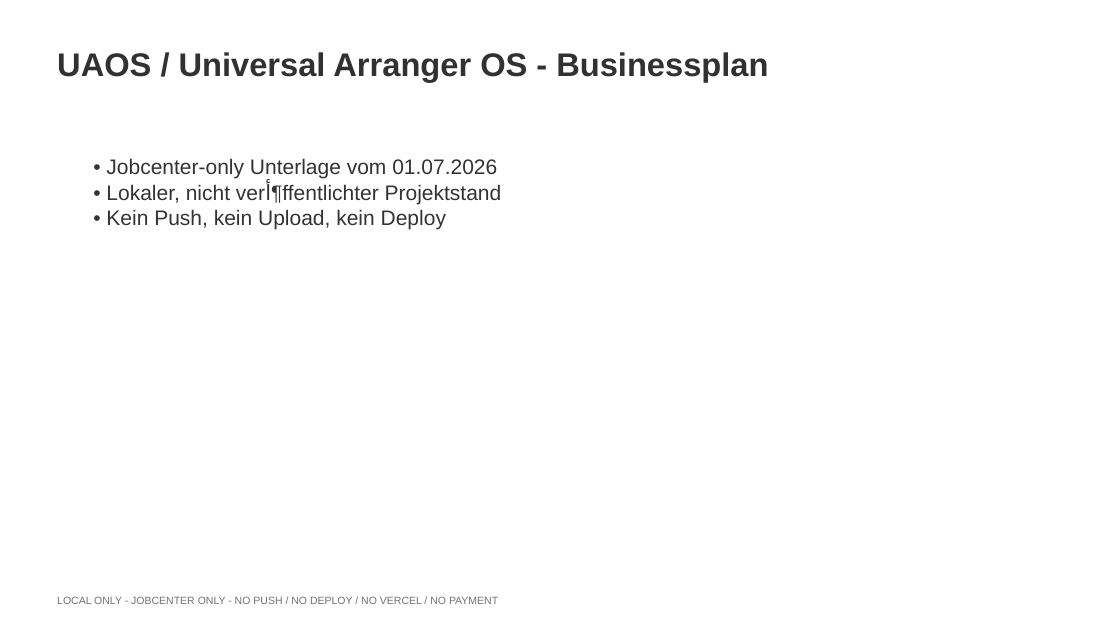
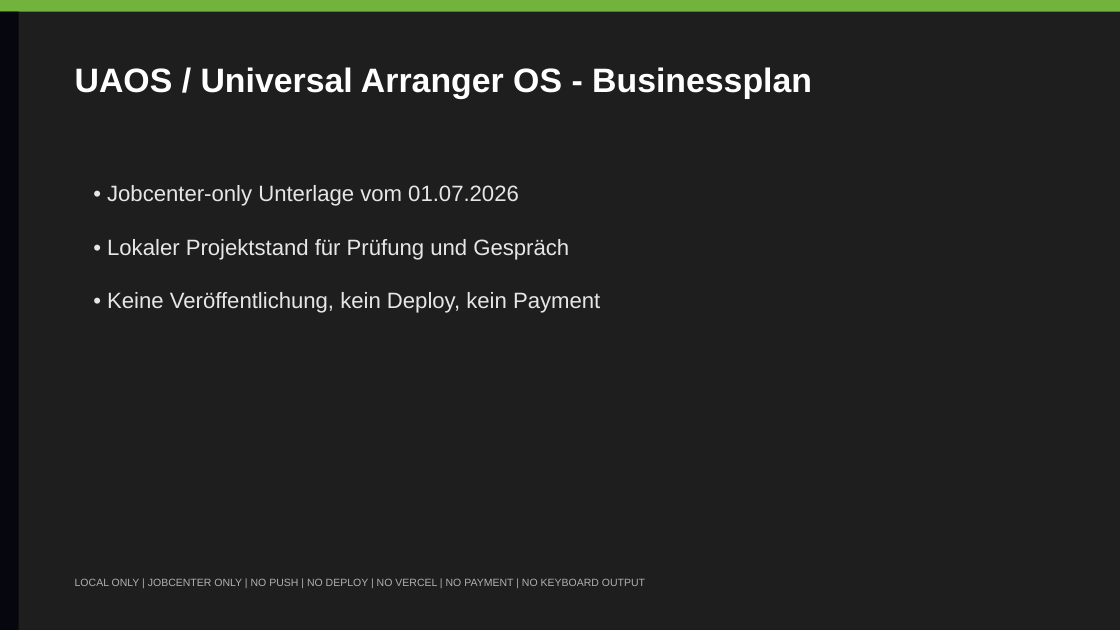
Before and after one commit to Sari-raslan/universal-arranger-os, a slide deck: slide 1 of uaos-ai-factory/jobcenter-send-ready/UAOS_JOBCENTER_PRESENTATION_2026-07-01_DE.pptx. Drawn at 1120x630 pixels with LibreOffice and Linux fonts; fonts in the diff are those of the drawing. Boxes give left, top, right and bottom in pixels: in the first picture for what was removed or moved away, otherwise in the second. Text is boxed around its words. In the diff, an @@ line names an element or a change of style, - is before the commit and + after.

Commit message:
Rebuild Jobcenter PowerPoint visually with PowerPoint COM

```diff
--- a/uaos-ai-factory/jobcenter-send-ready/UAOS_JOBCENTER_PRESENTATION_2026-07-01_DE.pptx
+++ b/uaos-ai-factory/jobcenter-send-ready/UAOS_JOBCENTER_PRESENTATION_2026-07-01_DE.pptx
@@ background #FFFFFF to #1E1E1E @@
@@ rectangle added at [0, 0, 1120, 12], fill #71B33C @@
@@ rectangle added at [0, 12, 18, 630], fill #06060E @@
@@ text "UAOS / Universal Arranger OS ...": place and size @@
-text "UAOS / Universal Arranger OS ..." at [57, 52, 768, 82]
+text "UAOS / Universal Arranger OS ..." at [75, 67, 812, 99]
@@ text "UAOS / Universal Arranger OS ..." at [75, 67, 812, 99]: size 28 to 29 pt, text colour #313131 to #FFFFFF @@
@@ text "• Jobcenter-only Unterlage vom 01.07.2026": place and size @@
-text "• Jobcenter-only Unterlage vom 01.07.2026" at [106, 158, 502, 229]
+text "• Jobcenter-only Unterlage vom 01.07.2026" at [107, 185, 600, 313]
@@ text at [107, 185, 519, 206]: size 18 to 19 pt, text colour #333333 to #E6E6E6 in "• Jobcenter-only Unterlage vom 01.07.2026" @@
@@ text at [107, 239, 600, 313]: text changed; size 18 to 19 pt; text colour #333333 to #E6E6E6 @@
-• Lokaler, nicht verأ¶ffentlichter Projektstand
-• Kein Push, kein Upload, kein Deploy
+• Lokaler Projektstand für Prüfung und Gespräch
+• Keine Veröffentlichung, kein Deploy, kein Payment
@@ text at [75, 578, 645, 586]: text changed; text colour #737373 to #B0B0B0 @@
-LOCAL ONLY - JOBCENTER ONLY - NO PUSH / NO DEPLOY / NO VERCEL / NO PAYMENT
+LOCAL ONLY | JOBCENTER ONLY | NO PUSH | NO DEPLOY | NO VERCEL | NO PAYMENT | NO KEYBOARD OUTPUT
```
Also in this commit, not shown: 6 other slides changed, 3 slides added, 3 slides removed, 24 other files.
